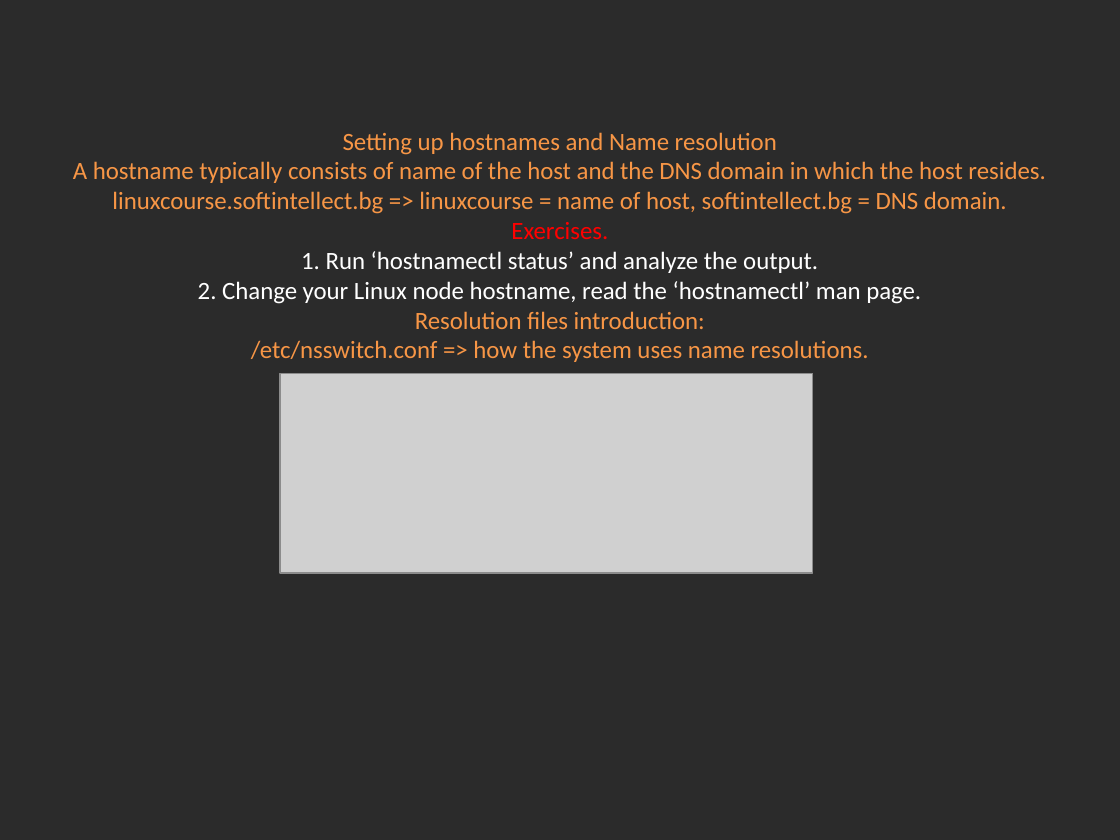
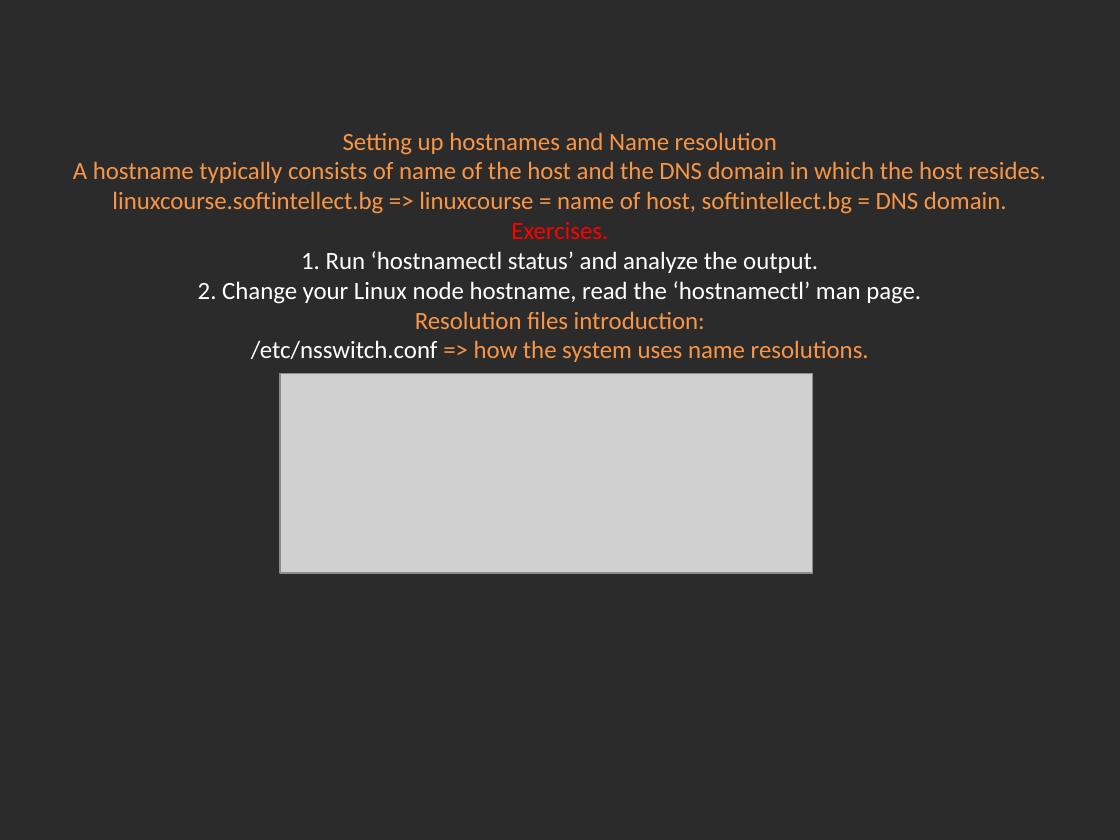
Before and after one commit to Academy-Soft-Intellect/Linux-Course, a slide deck: slide 6 of 6.Networking/06-Networking.pptx. Drawn at 1120x840 pixels with LibreOffice and Linux fonts; fonts in the diff are those of the drawing; grey boxes stand for pictures; background and template pictures are left out; a plain dark background stands for a picture behind light text. Boxes give left, top, right and bottom in pixels: in the first picture for what was removed or moved away, otherwise in the second. Text is boxed around its words. In the diff, an @@ line names an element or a change of style, - is before the commit and + after.

```diff
--- a/6.Networking/06-Networking.pptx
+++ b/6.Networking/06-Networking.pptx
@@ title "Setting up hostnames and Name ..." at bbox=[73, 132, 1045, 362]: text colour #F79646 to #FFFFFF in "/etc/nsswitch.conf" @@
```
Also in this commit, not shown: 4 other files.
